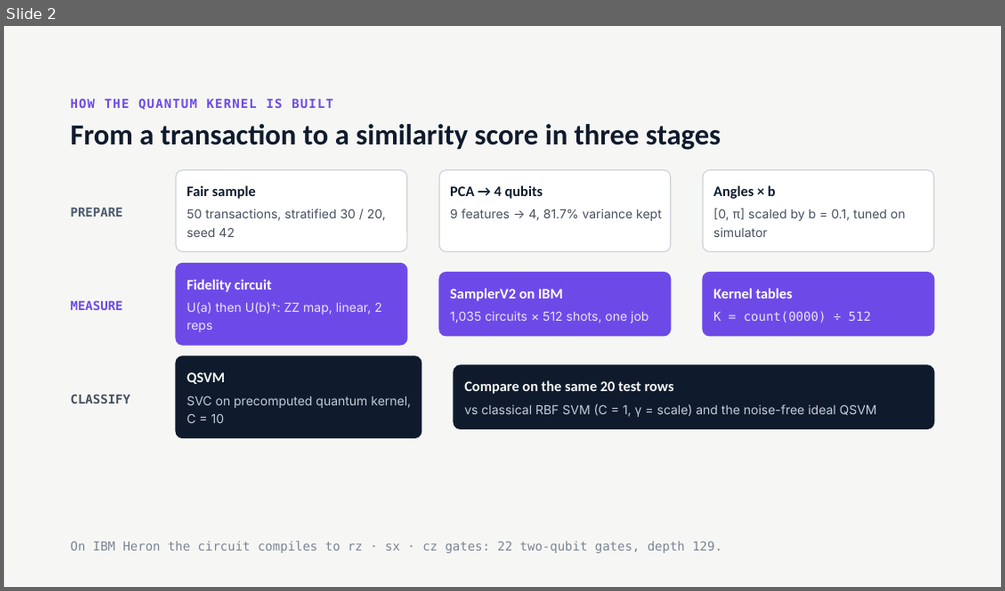
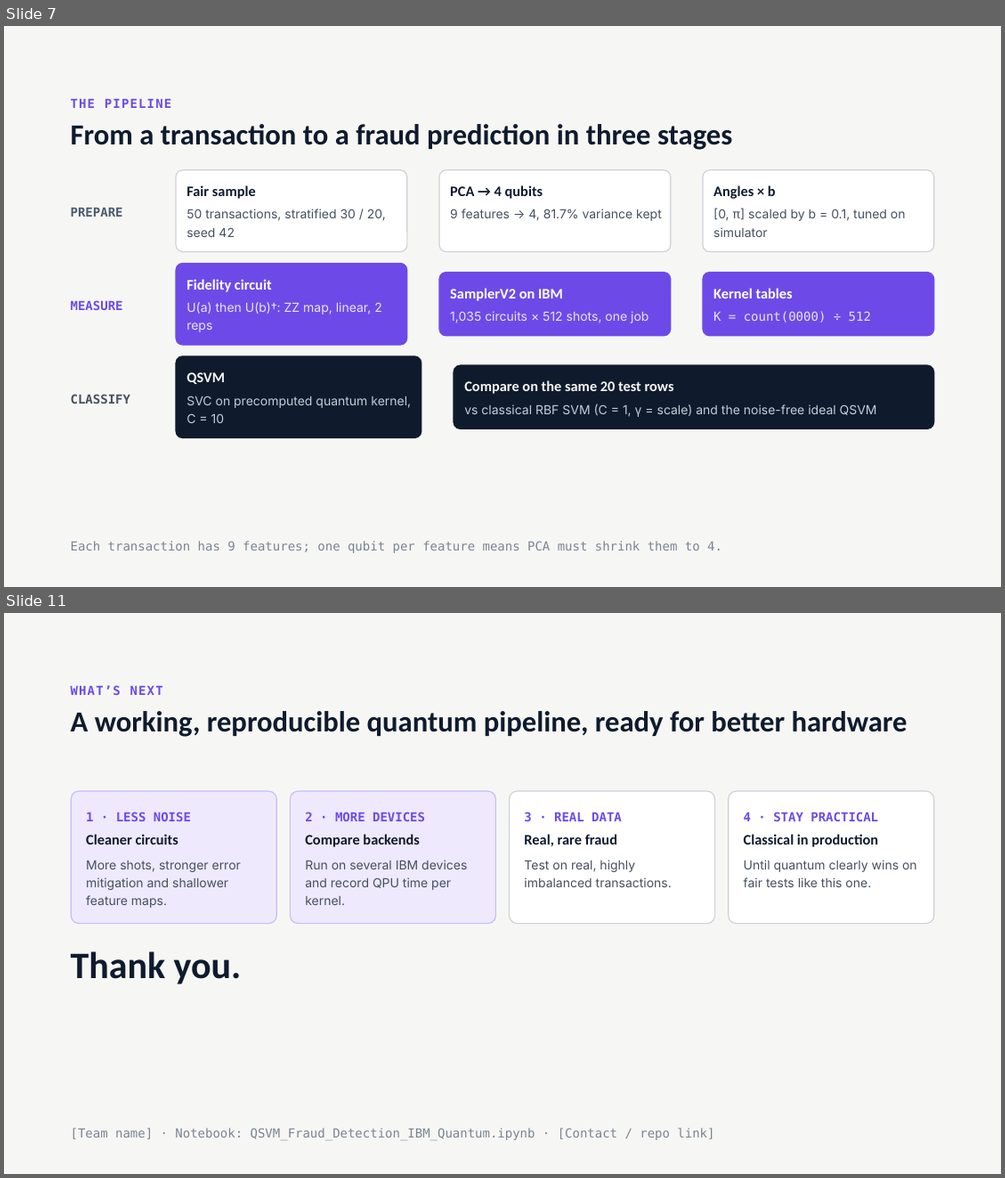
Before and after one commit to mhossain-ibm/Quantum-Heckathon-26-QMinds-QFDMF, a slide deck: QSVM Fraud Detection on IBM Quantum — Architecture-updated.pptx. Shown one above the other, each under a label of ours: slide 2 before the commit, slides 7 and 11 after it; the slides between them are not shown. The pictures are 1005x591 and 1005x1178 pixels, drawn with LibreOffice and Linux fonts; fonts in the diff are those of the drawing; background and template pictures are left out. Boxes give left, top, right and bottom in pixels: in the first picture for what was removed or moved away, otherwise in the second. Text is boxed around its words. In the diff, an @@ line names an element or a change of style, - is before the commit and + after.

```diff
--- a/QSVM Fraud Detection on IBM Quantum — Architecture-updated.pptx
+++ b/QSVM Fraud Detection on IBM Quantum — Architecture-updated.pptx
@@ slide 11 added at (x1=4, y1=613, x2=1001, y2=1174), background #F6F7F4 @@
@@ text added at (x1=71, y1=685, x2=163, y2=695), 12 pt, text #6D4AE8, bold @@
+WHAT’S NEXT
@@ title added at (x1=71, y1=711, x2=907, y2=737), 28 pt, text #0F1B2D, bold @@
+A working, reproducible quantum pipeline, ready for better hardware
@@ rounded rectangle added at (x1=72, y1=791, x2=277, y2=924), fill #EEE9FD, outline #C9BBF8 1 pt @@
@@ rounded rectangle added at (x1=291, y1=791, x2=496, y2=924), fill #EEE9FD, outline #C9BBF8 1 pt @@
@@ rounded rectangle added at (x1=510, y1=791, x2=715, y2=924), fill #FFFFFF, outline #CDD2D8 1 pt @@
@@ rounded rectangle added at (x1=728, y1=791, x2=934, y2=924), fill #FFFFFF, outline #CDD2D8 1 pt @@
@@ text added at (x1=86, y1=811, x2=191, y2=821), 12 pt, text #6D4AE8, bold @@
+1 · LESS NOISE
@@ text added at (x1=305, y1=811, x2=425, y2=821), 12 pt, text #6D4AE8, bold @@
+2 · MORE DEVICES
@@ text added at (x1=524, y1=811, x2=622, y2=821), 12 pt, text #6D4AE8, bold @@
+3 · REAL DATA
@@ text added at (x1=744, y1=811, x2=878, y2=821), 12 pt, text #6D4AE8, bold @@
+4 · STAY PRACTICAL
@@ text added at (x1=86, y1=834, x2=178, y2=844), 14 pt, text #0F1B2D, bold @@
+Cleaner circuits
@@ text added at (x1=305, y1=834, x2=419, y2=847), 14 pt, text #0F1B2D, bold @@
+Compare backends
@@ text added at (x1=524, y1=834, x2=617, y2=846), 14 pt, text #0F1B2D, bold @@
+Real, rare fraud
@@ text added at (x1=744, y1=834, x2=878, y2=847), 14 pt, text #0F1B2D, bold @@
+Classical in production
@@ text added at (x1=86, y1=860, x2=241, y2=908), 12 pt, text #46505F @@
+More shots, stronger error mitigation and shallower feature maps.
@@ text added at (x1=305, y1=860, x2=467, y2=905), 12 pt, text #46505F @@
+Run on several IBM devices and record QPU time per kernel.
@@ text added at (x1=524, y1=860, x2=672, y2=887), 12 pt, text #46505F @@
+Test on real, highly imbalanced transactions.
@@ text added at (x1=744, y1=860, x2=917, y2=887), 12 pt, text #46505F @@
+Until quantum clearly wins on fair tests like this one.
@@ text added at (x1=71, y1=951, x2=242, y2=984), 36 pt, text #0F1B2D, bold @@
+Thank you.
@@ text added at (x1=71, y1=1127, x2=714, y2=1140), 12 pt, text #7A8494 @@
+[Team name] · Notebook: QSVM_Fraud_Detection_IBM_Quantum.ipynb · [Contact / repo link]
@@ what was slide 2 is now slide 7 @@
@@ slide 7 changed as well @@
@@ text at (x1=71, y1=99, x2=171, y2=108): text changed @@
-HOW THE QUANTUM KERNEL IS BUILT
+THE PIPELINE
@@ title at (x1=71, y1=124, x2=732, y2=150): text changed @@
-From a transaction to a similarity score in three stages
+From a transaction to a fraud prediction in three stages
@@ text at (x1=71, y1=540, x2=722, y2=553): text changed @@
-On IBM Heron the circuit compiles to rz · sx · cz gates: 22 two-qubit gates, depth 129.
+Each transaction has 9 features; one qubit per feature means PCA must shrink them to 4.
```
Also in this commit, not shown: 2 other slides changed, 7 other slides added.
